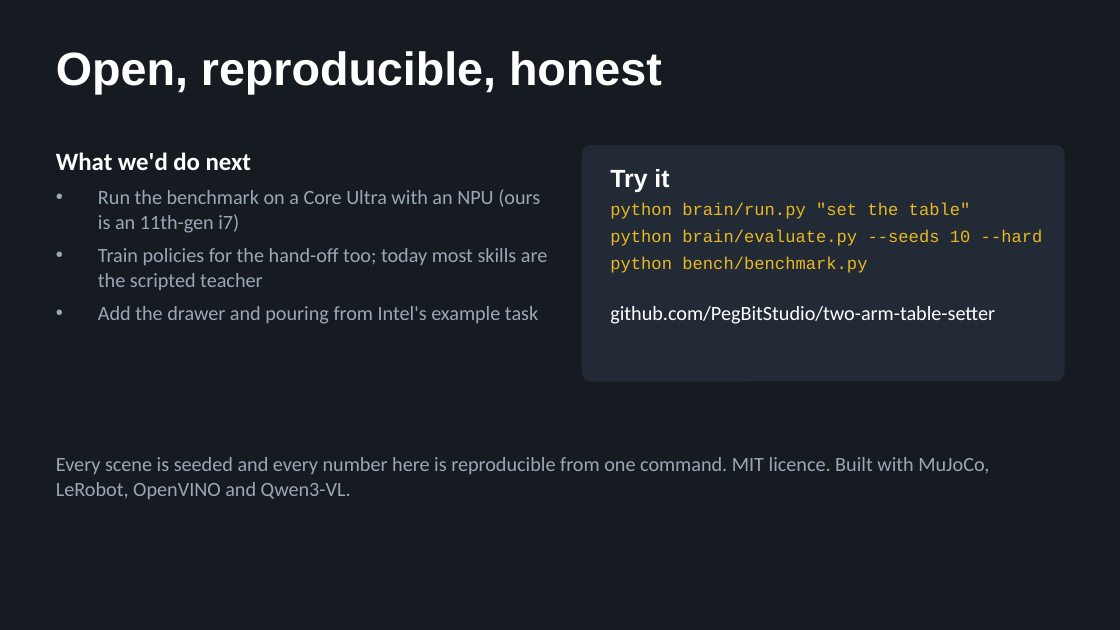
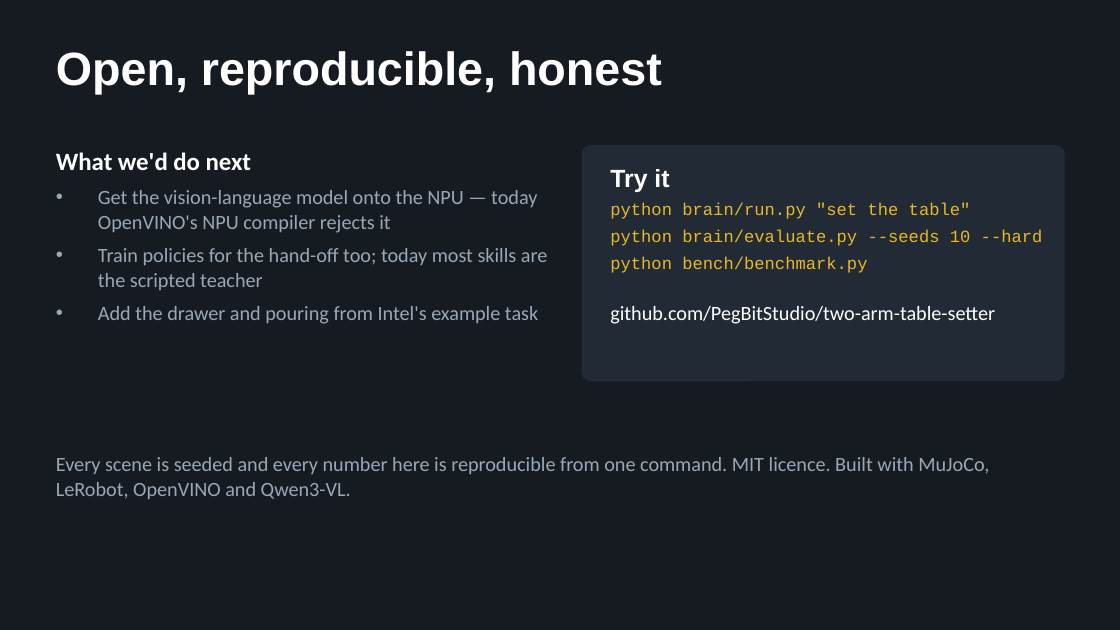
Before and after one commit to PegBitStudio/two-arm-table-setter, a slide deck: slide 8 of submission/slides.pptx. Drawn at 1120x630 pixels with LibreOffice and Linux fonts; fonts in the diff are those of the drawing. Boxes give left, top, right and bottom in pixels: in the first picture for what was removed or moved away, otherwise in the second. Text is boxed around its words. In the diff, an @@ line names an element or a change of style, - is before the commit and + after.

```diff
--- a/submission/slides.pptx
+++ b/submission/slides.pptx
@@ text at box(98, 190, 537, 233): text changed @@
-• Run the benchmark on a Core Ultra with an NPU (ours is an 11th-gen i7)
+• Get the vision-language model onto the NPU — today OpenVINO's NPU compiler rejects it
```
Also in this commit, not shown: 1 other slide changed, 31 other files.
